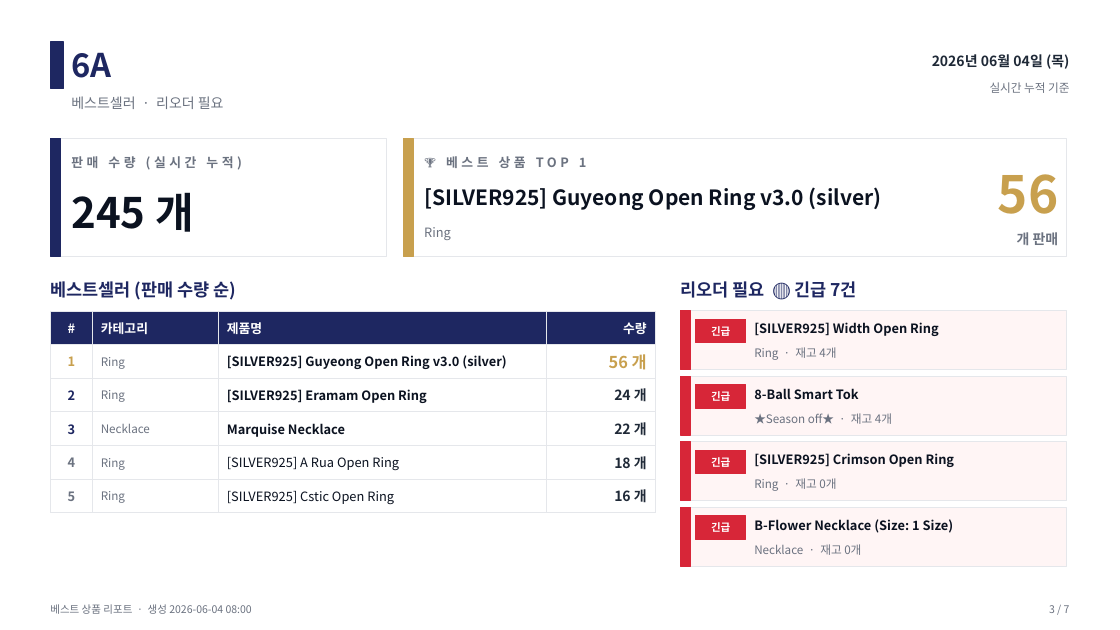
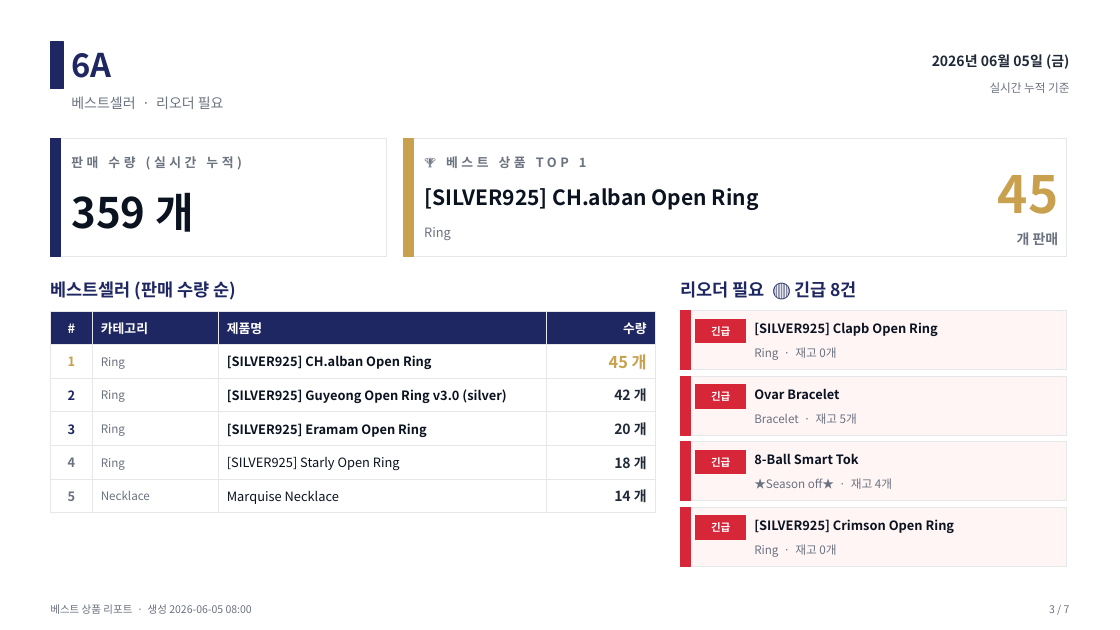
Before and after one commit to j65209/Brightbeed, a slide deck: slide 3 of data/sales-report.pptx. Drawn at 1120x630 pixels with LibreOffice and Linux fonts; fonts in the diff are those of the drawing. Boxes give left, top, right and bottom in pixels: in the first picture for what was removed or moved away, otherwise in the second. Text is boxed around its words. In the diff, an @@ line names an element or a change of style, - is before the commit and + after.

```diff
--- a/data/sales-report.pptx
+++ b/data/sales-report.pptx
@@ text at box(932, 54, 1069, 69): text changed @@
-2026년 06월 04일 (목)
+2026년 06월 05일 (금)
@@ text at box(998, 175, 1059, 214): text changed @@
-56
+45
@@ text at box(71, 192, 194, 232): text changed @@
-245 개
+359 개
@@ text at box(424, 188, 759, 210): text changed @@
-[SILVER925] Guyeong Open Ring v3.0 (silver)
+[SILVER925] CH.alban Open Ring
@@ text at box(680, 281, 856, 298): text changed @@
-리오더 필요 🔴 긴급 7건
+리오더 필요 🔴 긴급 8건
@@ table at box(50, 311, 655, 508) @@
-row 2, column 3: [SILVER925] Guyeong Open Ring v3.0 (silver)
+row 2, column 3: [SILVER925] CH.alban Open Ring
-row 2, column 4: 56 개
+row 2, column 4: 45 개
-row 3, column 3: [SILVER925] Eramam Open Ring
+row 3, column 3: [SILVER925] Guyeong Open Ring v3.0 (silver)
-row 3, column 4: 24 개
+row 3, column 4: 42 개
-row 4: 3 | Necklace | Marquise Necklace | 22 개
+row 4: 3 | Ring | [SILVER925] Eramam Open Ring | 20 개
-row 5, column 3: [SILVER925] A Rua Open Ring
+row 5, column 3: [SILVER925] Starly Open Ring
-row 6: 5 | Ring | [SILVER925] Cstic Open Ring | 16 개
+row 6: 5 | Necklace | Marquise Necklace | 14 개
@@ text at box(754, 322, 938, 336): text changed @@
-[SILVER925] Width Open Ring
+[SILVER925] Clapb Open Ring
@@ text at box(754, 347, 836, 360): text changed @@
-Ring · 재고 4개
+Ring · 재고 0개
@@ text added at box(754, 388, 839, 399), 11 pt, text #0B1220, bold @@
+Ovar Bracelet
@@ text at box(754, 413, 857, 424): text changed @@
-★Season off★ · 재고 4개
+Bracelet · 재고 5개
@@ text "8-Ball Smart Tok": place and size @@
-text "8-Ball Smart Tok" at box(754, 388, 859, 399)
+text "8-Ball Smart Tok" at box(754, 453, 859, 464)
@@ text at box(754, 478, 892, 489): text changed @@
-Ring · 재고 0개
+★Season off★ · 재고 4개
@@ text "[SILVER925] Crimson Open Ring": place and size @@
-text "[SILVER925] Crimson Open Ring" at box(754, 453, 955, 467)
+text "[SILVER925] Crimson Open Ring" at box(754, 519, 955, 533)
@@ text removed at box(754, 519, 954, 533) @@
-B-Flower Necklace (Size: 1 Size)
@@ text at box(754, 544, 836, 557): text changed @@
-Necklace · 재고 0개
+Ring · 재고 0개
@@ text at box(50, 604, 252, 614): text changed @@
-베스트 상품 리포트 · 생성 2026-06-04 08:00
+베스트 상품 리포트 · 생성 2026-06-05 08:00
```
Also in this commit, not shown: 6 other slides changed.
